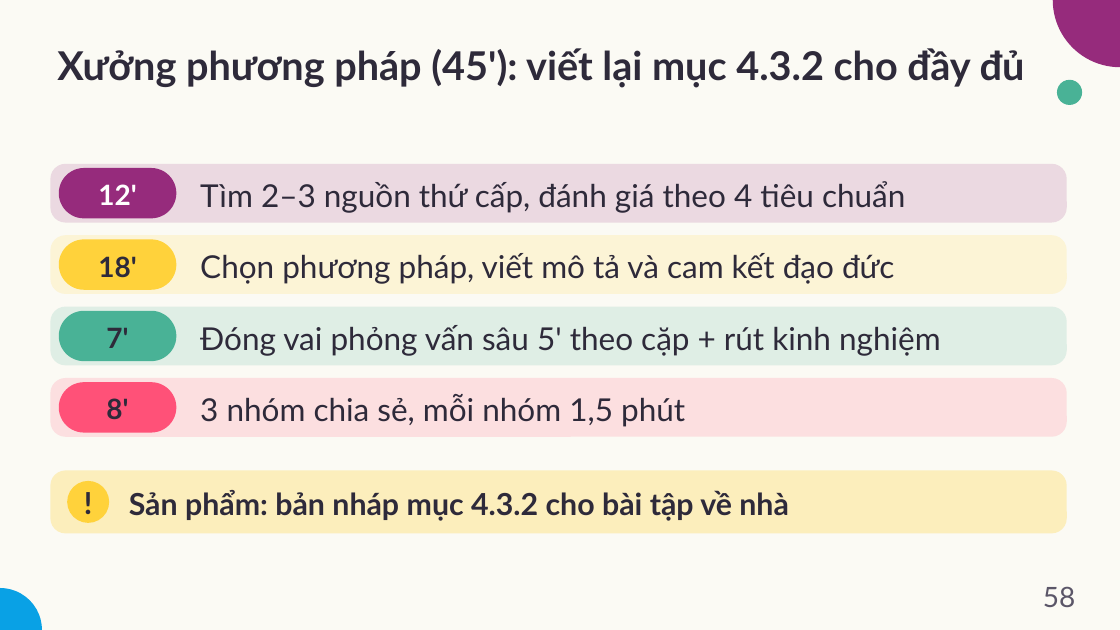
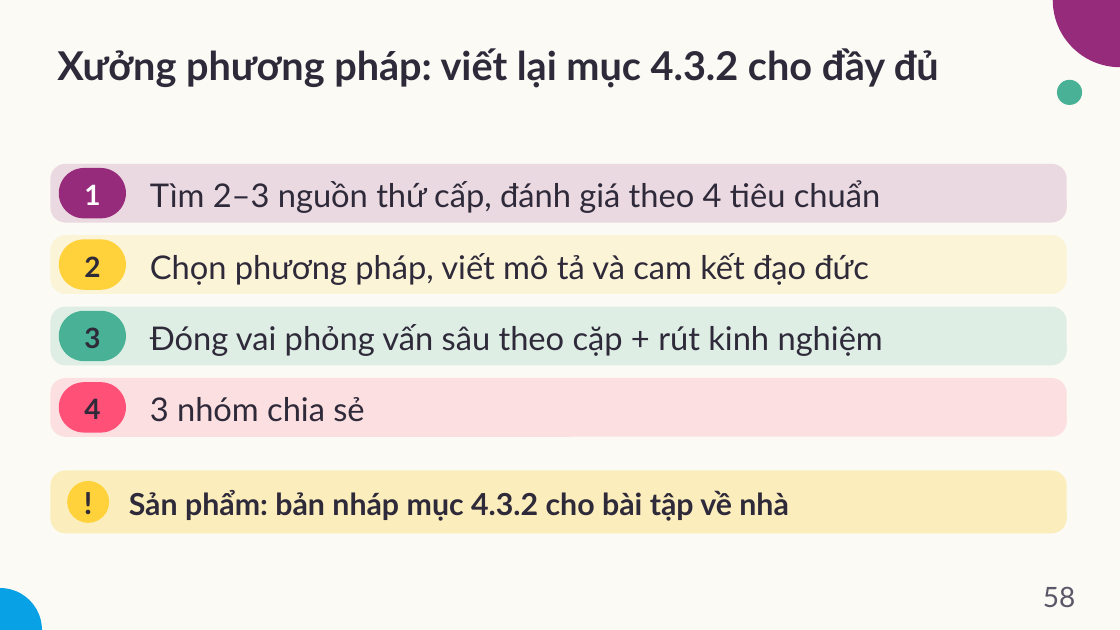
Before and after one commit to dnbaoquyen/academic-pptx-skill, a slide deck: slide 58 of mkt1107/output/MKT1107_W07_slides.pptx. Drawn at 1120x630 pixels with LibreOffice and Linux fonts; fonts in the diff are those of the drawing. Boxes give left, top, right and bottom in pixels: in the first picture for what was removed or moved away, otherwise in the second. Text is boxed around its words. In the diff, an @@ line names an element or a change of style, - is before the commit and + after.

```diff
--- a/mkt1107/output/MKT1107_W07_slides.pptx
+++ b/mkt1107/output/MKT1107_W07_slides.pptx
@@ title at <box>57,48,939,88</box>: text changed @@
-Xưởng phương pháp (45'): viết lại mục 4.3.2 cho đầy đủ
+Xưởng phương pháp: viết lại mục 4.3.2 cho đầy đủ
@@ rounded rectangle: place and size @@
-rounded rectangle at <box>59,168,176,218</box>
+rounded rectangle at <box>59,168,126,218</box>
@@ text "Tìm 2–3 nguồn thứ cấp, ...": place and size @@
-text "Tìm 2–3 nguồn thứ cấp, ..." at <box>200,181,905,213</box>
+text "Tìm 2–3 nguồn thứ cấp, ..." at <box>150,180,880,213</box>
@@ text "Tìm 2–3 nguồn thứ cấp, ..." at <box>150,180,880,213</box>: size 27 to 28 pt; line spacing 35pt to 36pt @@
@@ text at <box>84,184,100,205</box>: text changed @@
-12'
+1
@@ rounded rectangle: place and size @@
-rounded rectangle at <box>59,239,176,290</box>
+rounded rectangle at <box>59,239,126,290</box>
@@ text "Chọn phương pháp, viết mô ..." at <box>150,253,868,285</box>: size 27 to 28 pt; line spacing 35pt to 36pt @@
@@ text "Chọn phương pháp, viết mô ...": place and size @@
-text "Chọn phương pháp, viết mô ..." at <box>200,253,895,284</box>
+text "Chọn phương pháp, viết mô ..." at <box>150,253,868,285</box>
@@ text at <box>84,256,100,277</box>: text changed @@
-18'
+2
@@ rounded rectangle: place and size @@
-rounded rectangle at <box>59,311,176,361</box>
+rounded rectangle at <box>59,311,126,361</box>
@@ text at <box>84,327,100,348</box>: text changed @@
-7'
+3
@@ text at <box>150,324,883,356</box>: text changed; size 27 to 28 pt @@
-Đóng vai phỏng vấn sâu 5' theo cặp + rút kinh nghiệm
+Đóng vai phỏng vấn sâu theo cặp + rút kinh nghiệm
@@ rounded rectangle: place and size @@
-rounded rectangle at <box>59,382,176,433</box>
+rounded rectangle at <box>59,382,126,433</box>
@@ text at <box>84,398,100,419</box>: text changed @@
-8'
+4
@@ text at <box>150,397,364,422</box>: text changed; size 27 to 28 pt @@
-3 nhóm chia sẻ, mỗi nhóm 1,5 phút
+3 nhóm chia sẻ
```
Also in this commit, not shown: 12 other slides changed, 21 other files.
